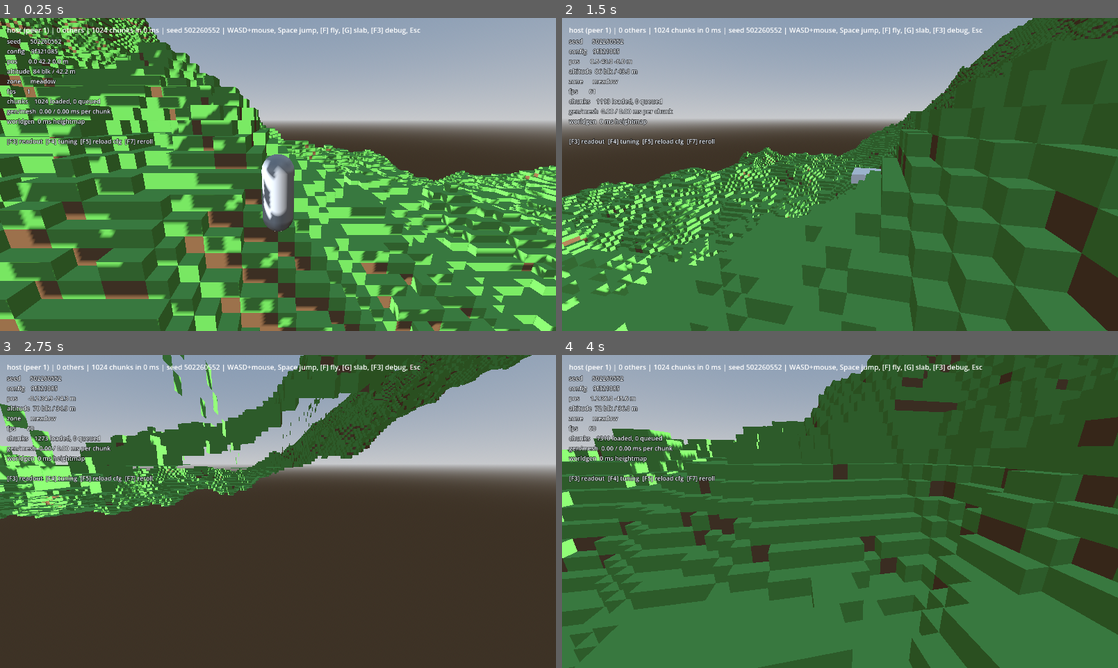
Above: before the commit, frames 1-4 (two rows, left to right).
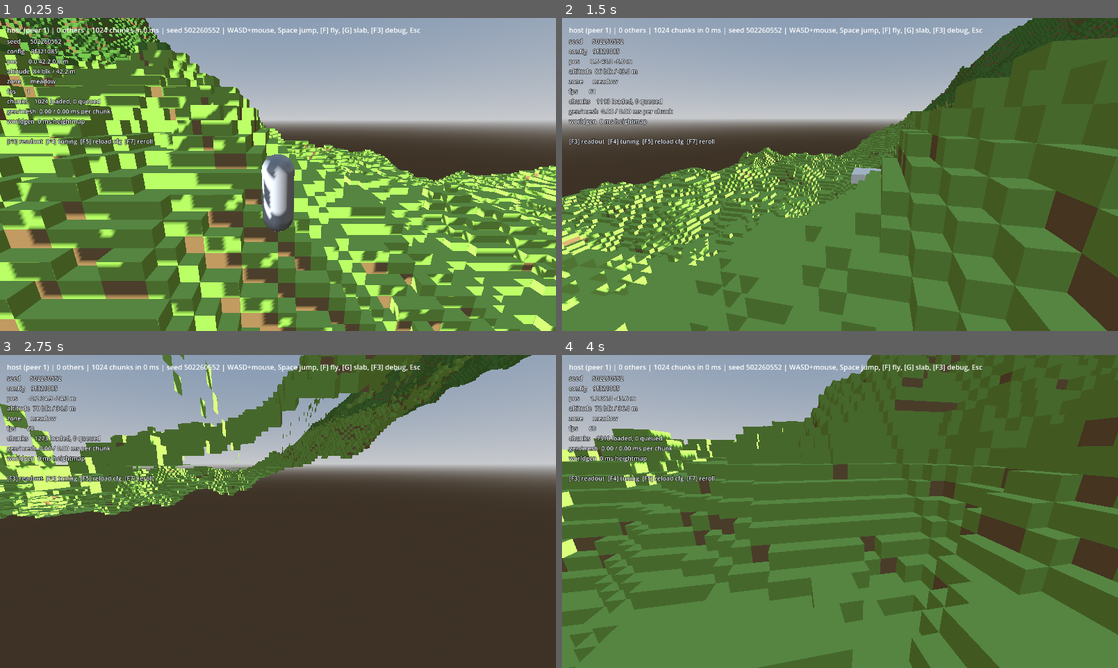
Above: after the commit, the same moments.

Repository: FrostyyTiger/Kubik
Game: Godot game, scene res://scenes/game.tscn
The game is run twice, just before and just after one commit, with the same random seed, the same clock (stepped at 60 frames per second) and the same inputs. This scene is started directly instead of the project's main scene.
Inputs (mouse positions are in pixels of both pictures, inside the frame that each line leads up to):
- Up to frame 1 (0.25 s): no input
- Up to frame 2 (1.5 s): tap Enter at 0.5 s; move the mouse to (867, 174) at 0.52 s; hold W from 0.53 s (still down); tap G at 0.6 s; tap Space at 0.77 s; move the mouse to (812, 174) at 1.27 s; tap F at 1.35 s
- Up to frame 3 (2.75 s): keep holding W; tap Space at 1.52 s; move the mouse to (289, 505) at 2.02 s; hold Ctrl from 2.03 s (still down)
- Up to frame 4 (4 s): keep holding W; move the mouse to (834, 517) at 2.77 s; release Ctrl at 2.78 s; tap Shift at 2.85 s; tap Space at 3.02, 3.77 s; move the mouse to (878, 514) at 3.52 s; tap Alt at 3.6 s

The runs differ from the first frame. In frame 1, 58% of the frame differs, in the area x 0-100%, y 0-100%; in frame 2, 52%; in frame 3, 13%; in frame 4, 64%.

Commit message:
feat(world): elevation zones and the palette
Surface blocks are chosen by altitude: meadow, forest floor, bare rock, snow,
with the plan's colours. Two things stop that looking like a contour map.

Jitter moves each boundary up and down by up to 12 blocks over a 200 m
wavelength, so the treeline follows the land instead of cutting across it at
one exact altitude.

Dither softens each boundary across 6 blocks. Inside that band a block belongs
to the higher zone with a probability rising from 0 to 1, decided by hashing
its position - the two zones interleave, and at 0.5 m per block the eye reads
the mixture as a gradient. Blending the vertex colours would be smoother, but
colour comes from the block id and a block is one byte; keeping it one byte is
what lets an edit cross the network as a single number.

WorldHash is the reason none of this uses randf(). Scattered detail must look
random and must not BE random: a stream RNG gives a different world per machine
from the same seed, and fails silently. Hashing the coordinates instead means a
chunk generates identically whether it is built first or last - which a
stateful RNG cannot promise, and which is exactly the guarantee chunk borders
need.

Departure from the plan, deliberate: soil sits under meadow and forest only,
not under any surface. A cliff in the bare-rock zone otherwise shows a brown
stripe three blocks down, and rock that is soil underneath reads as wrong from
a long way off.

Verified: all four zones occur - meadow 59.5%, forest 29.2%, rock 10.4%,
snow 0.87% - and the distribution is identical across two runs of the same
seed. Snow is the caps of the highest summits, which is what 0.87% of a
pre-Alpine map should be.

Co-Authored-By: Claude Opus 5 (1M context) <noreply@anthropic.com>
Claude-Session: https://claude.ai/code/session_01AjPVbbdQLvU8467yu6muXG

Diff:
--- a/scripts/tools/worldgen_probe.gd
+++ b/scripts/tools/worldgen_probe.gd
@@ -45,7 +45,7 @@
 		st["max"] * config.block_size,
 		st["mean"] * config.block_size])
 
-	_print_zones(hm, config)
+	_print_zones(gen, hm, config)
 	quit()
 
 
@@ -56,21 +56,21 @@
 ## peak, and from inside the game that just looks like a green world rather
 ## than like a bug. Shares are unequal on purpose: lowlands should dominate and
 ## snow should be the caps of the few highest summits, not a third of the map.
-func _print_zones(hm: Heightmap, config: WorldgenConfig) -> void:
+func _print_zones(gen: TerrainGenerator, hm: Heightmap, config: WorldgenConfig) -> void:
 	var counts := [0, 0, 0, 0]
-	for h in hm.cells:
-		if h < config.meadow_max:
-			counts[0] += 1
-		elif h < config.forest_max:
-			counts[1] += 1
-		elif h < config.rock_max:
-			counts[2] += 1
-		else:
-			counts[3] += 1
-	var n := float(hm.cells.size())
-	var names := ["meadow", "forest", "rock", "snow"]
+	# The real assignment, jitter and dither included, rather than the raw
+	# thresholds - so this reports what the world is actually made of and not
+	# what the config says it should be.
+	for j in hm.cols:
+		var bz := hm.cell_to_block(j)
+		for i in hm.cols:
+			var bx := hm.cell_to_block(i)
+			var h := hm.cells[i + j * hm.cols]
+			counts[gen.surface_zone_at(bx, bz, h)] += 1
+	var n := float(hm.cols * hm.cols)
 	for i in 4:
-		print("zone %-9s %6.2f%%  (%d cells)" % [names[i], counts[i] / n * 100.0, counts[i]])
+		print("zone %-9s %6.2f%%  (%d cells)" % [
+			TerrainGenerator.ZONE_NAMES[i], counts[i] / n * 100.0, counts[i]])
 
 
 ## Reads `--seed N` from the user arguments, i.e. everything after a bare `--`.
--- a/scripts/ui/debug_hud.gd
+++ b/scripts/ui/debug_hud.gd
@@ -128,19 +128,16 @@
 	return String("\n").join(lines)
 
 
-## Stage 5 replaces this with the real jittered zone lookup. Until then it is
-## the plain threshold, which is right everywhere except within a few blocks of
-## a boundary.
-func _zone_name(alt_blocks: float) -> String:
-	if config == null:
+## The real zone, jitter and all, at the player's own position - so the readout
+## agrees with the ground they are standing on rather than with a global
+## threshold the ground does not obey.
+func _zone_name(_alt_blocks: float) -> String:
+	if config == null or world == null or player == null:
 		return "?"
-	if alt_blocks < config.meadow_max:
-		return "meadow"
-	if alt_blocks < config.forest_max:
-		return "forest"
-	if alt_blocks < config.rock_max:
-		return "rock"
-	return "snow"
+	if world.generator == null:
+		return "?"
+	var p := player.global_position
+	return world.generator.zone_name_at_m(p.x, p.z, p.y)
 
 
 # --- Input ------------------------------------------------------------------
--- a/scripts/world/block.gd
+++ b/scripts/world/block.gd
@@ -12,21 +12,34 @@
 	GRASS = 3,
 	SAND = 4,
 	SNOW = 5,
+	FOREST_FLOOR = 6,
+	LEAVES = 7,
+	TRUNK = 8,
 }
 
-## Per-type tint. We use one greyscale placeholder texture for every block and
-## multiply it by these vertex colours, so a single 16x16 png gives us a whole
-## palette. Real per-face textures (an atlas) come later.
+## The palette. These ARE the look of the game - there are no textures, so a
+## block is exactly its colour and nothing else.
+##
+## Warm and slightly saturated on purpose. A physically plausible grey-green
+## reads as washed out at distance, and distance is what this world is for: the
+## design is sold on telling a meadow from a forest from a snowfield across a
+## valley, which is a question about colour separation, not realism.
 const COLORS := [
-	Color(0, 0, 0),             # AIR - never drawn
-	Color(0.55, 0.56, 0.58),    # STONE
-	Color(0.45, 0.33, 0.22),    # DIRT
-	Color(0.36, 0.62, 0.28),    # GRASS
-	Color(0.85, 0.78, 0.52),    # SAND
-	Color(0.92, 0.94, 0.97),    # SNOW
+	Color(0, 0, 0),                   # AIR - never drawn
+	Color(0.604, 0.561, 0.502),       # STONE       #9A8F80 bare rock
+	Color(0.545, 0.435, 0.278),       # DIRT        #8B6F47 soil
+	Color(0.525, 0.690, 0.290),       # GRASS       #86B04A meadow
+	Color(0.85, 0.78, 0.52),          # SAND        (unused for now)
+	Color(0.949, 0.941, 0.910),       # SNOW        #F2F0E8
+	Color(0.353, 0.549, 0.235),       # FOREST_FLOOR #5A8C3C
+	Color(0.306, 0.478, 0.196),       # LEAVES      #4E7A32 foliage
+	Color(0.420, 0.310, 0.165),       # TRUNK       #6B4F2A
 ]
 
-const NAMES := ["air", "stone", "dirt", "grass", "sand", "snow"]
+const NAMES := [
+	"air", "stone", "dirt", "grass", "sand", "snow",
+	"forest_floor", "leaves", "trunk",
+]
 
 
 ## Solid blocks hide the faces of their neighbours. Everything except air, for
--- a/scripts/world/terrain_generator.gd
+++ b/scripts/world/terrain_generator.gd
@@ -57,6 +57,30 @@
 const SEED_JITTER := 5
 const SEED_WARP_X := 6
 const SEED_WARP_Z := 7
+
+## Salts keep independent uses of the coordinate hash from agreeing with each
+## other. Without them every tree in the world would stand exactly where the
+## ground happens to dither.
+const SALT_ZONE_DITHER := 101
+const SALT_TREE := 202
+const SALT_TREE_TRUNK := 203
+const SALT_TREE_CANOPY := 204
+
+## Elevation zones, low to high.
+const ZONE_MEADOW := 0
+const ZONE_FOREST := 1
+const ZONE_ROCK := 2
+const ZONE_SNOW := 3
+
+const ZONE_NAMES := ["meadow", "forest", "rock", "snow"]
+
+## The block that shows at the surface of each zone.
+const ZONE_SURFACE := [
+	Block.GRASS,          # meadow
+	Block.FOREST_FLOOR,   # forest floor
+	Block.STONE,          # bare rock
+	Block.SNOW,           # snow
+]
 
 var world_seed: int
 var config: WorldgenConfig
@@ -223,6 +247,60 @@
 	return float(by) <= surface_at(float(bx), float(bz))
 
 
+# --- Elevation zones --------------------------------------------------------
+#
+# Altitude decides what a surface block is made of. Two things stop that from
+# looking like a contour map:
+#
+#   JITTER moves each boundary up and down by up to zone_jitter_blocks over a
+#   200 m wavelength, so the treeline follows the land instead of cutting
+#   across it at one exact altitude.
+#
+#   DITHER softens each boundary across zone_blend_blocks. Inside that band a
+#   block belongs to the higher zone with a probability that rises from 0 to 1,
+#   decided by hashing its position - so the two zones interleave, and at 0.5 m
+#   per block the eye reads the mixture as a gradient rather than as speckle.
+#   Blending the vertex COLOURS instead would be smoother still, but colour
+#   here comes from the block id and a block is one byte; keeping it that way
+#   is what lets an edit travel over the network as a single number.
+
+## Zone index for an altitude, given this column's jitter and dither values.
+func zone_at(altitude: float, jitter: float, dither: float) -> int:
+	var thresholds: Array[float] = [
+		config.meadow_max + jitter,
+		config.forest_max + jitter,
+		config.rock_max + jitter,
+	]
+	var blend := maxf(config.zone_blend_blocks, 0.001)
+	var zone := ZONE_MEADOW
+	for i in 3:
+		# 0 at the bottom of the blend band, 1 at the top.
+		var edge := (altitude - thresholds[i]) / blend + 0.5
+		if edge <= 0.0:
+			break
+		if edge >= 1.0 or dither < edge:
+			zone = i + 1
+		else:
+			break
+	return zone
+
+
+## Zone of the surface at one block column.
+func surface_zone_at(bx: int, bz: int, altitude: float) -> int:
+	return zone_at(
+		altitude,
+		zone_jitter_at(float(bx), float(bz)),
+		WorldHash.hash01(bx, bz, world_seed, SALT_ZONE_DITHER))
+
+
+## Zone name at a position, for the debug readout. Takes metres, because that
+## is what the thing asking has.
+func zone_name_at_m(x_m: float, z_m: float, y_m: float) -> String:
+	var bx := int(floor(x_m / config.block_size))
+	var bz := int(floor(z_m / config.block_size))
+	return ZONE_NAMES[surface_zone_at(bx, bz, y_m / config.block_size)]
+
+
 # --- TODO(marcel): three exercises ------------------------------------------
 #
 # Each has a fallback below it that WORKS. The world generates, is walkable and
@@ -329,12 +407,16 @@
 			# from N to N+1, so a surface at 40.7 means block 40 is the top
 			# solid one.
 			var top := int(floor(surface))
+			# The zone is a property of the COLUMN's surface, not of each
+			# voxel: a block three deep is soil because of what grows above it,
+			# not because of its own altitude.
+			var zone := surface_zone_at(bx, bz, surface)
 
 			for ly in Chunk.SIZE:
 				var by := origin.y + ly
 				var id := Block.AIR
 				if by <= top:
-					id = block_for(top - by, by)
+					id = block_for(top - by, zone)
 				chunk.voxels[Chunk.index(lx, ly, lz)] = id
 
 	chunk.dirty = true
@@ -342,17 +424,17 @@
 
 ## Block type for a solid voxel.
 ##
-## `depth` is how far below the surface this voxel is (0 = the surface block
-## itself), `by` its altitude. Stage 5 replaces the altitude thresholds here
-## with the jittered elevation zones and the real palette; this is the plain
-## version so that Stage 2 leaves a world you can look at.
-func block_for(depth: int, by: int) -> int:
+## `depth` is how far below the surface this voxel is - 0 is the surface block
+## itself - and `zone` is the elevation zone of the column above it.
+##
+## Soil sits under meadow and forest only. The plan says soil under any
+## surface, but a cliff face in the bare-rock zone then shows a brown stripe
+## three blocks below its top, and rock that is soil underneath reads as wrong
+## from a long way off. Rock and snow are stone all the way down; recorded as a
+## deliberate departure.
+func block_for(depth: int, zone: int) -> int:
 	if depth == 0:
-		if float(by) >= config.rock_max:
-			return Block.SNOW
-		if float(by) >= config.forest_max:
-			return Block.STONE
-		return Block.GRASS
-	if depth < 4:
+		return ZONE_SURFACE[zone]
+	if zone <= ZONE_FOREST and depth < 4:
 		return Block.DIRT
 	return Block.STONE
--- /dev/null
+++ b/scripts/world/world_hash.gd
@@ -0,0 +1,53 @@
+class_name WorldHash
+
+## Deterministic pseudo-randomness for worldgen.
+##
+## Everything scattered across the world - which cells grow a tree, which block
+## a zone boundary dithers to - needs to look random and must NOT be random.
+## randf() would give a different world on each machine from the same seed,
+## which is the exact failure the README's terrain contract exists to prevent,
+## and it fails silently: no error, just two players in two different worlds.
+##
+## So instead of drawing from a stream, we HASH THE COORDINATES. Position and
+## seed in, the same value out, forever, in any order, on any machine, whether
+## or not the chunk next door has been generated yet. That last property is the
+## one that matters most: a chunk must generate identically whether it is built
+## first or last, and a stateful RNG cannot promise that.
+
+## Odd 32-bit constants with well-mixed bits. Multiplying by an even number
+## throws away low bits every time and the hash degrades on exactly the small
+## coordinates we use most.
+const PRIME_X := 374761393
+const PRIME_Z := 668265263
+const PRIME_S := 1274126177
+const MIX := 1103515245
+
+
+## A 32-bit hash of two coordinates, a seed and a salt.
+##
+## `salt` separates independent uses at the same position: tree placement and
+## zone dithering both hash (x, z) and must not agree with each other, or every
+## tree in the world would stand exactly where the ground dithers.
+static func hash2(x: int, z: int, world_seed: int, salt: int) -> int:
+	var h := x * PRIME_X + z * PRIME_Z + world_seed * PRIME_S + salt * MIX
+	# Two xor-shift-multiply rounds. One is not enough: neighbouring
+	# coordinates differ in their low bits only, and without mixing them
+	# upward the results stay visibly correlated - which shows up as trees in
+	# diagonal stripes.
+	h = (h ^ (h >> 15)) * PRIME_S
+	h = (h ^ (h >> 13)) * MIX
+	h = h ^ (h >> 16)
+	return h & 0x7FFFFFFF
+
+
+## The same hash as a float in [0, 1). This is the one callers usually want:
+## `if hash01(...) < probability` is a deterministic coin flip.
+static func hash01(x: int, z: int, world_seed: int, salt: int) -> float:
+	return float(hash2(x, z, world_seed, salt)) / 2147483648.0
+
+
+## An integer in [lo, hi], inclusive. Used for trunk heights and canopy radii.
+static func hash_range(x: int, z: int, world_seed: int, salt: int, lo: int, hi: int) -> int:
+	if hi <= lo:
+		return lo
+	return lo + (hash2(x, z, world_seed, salt) % (hi - lo + 1))
Not shown, added: scripts/world/world_hash.gd.uid
